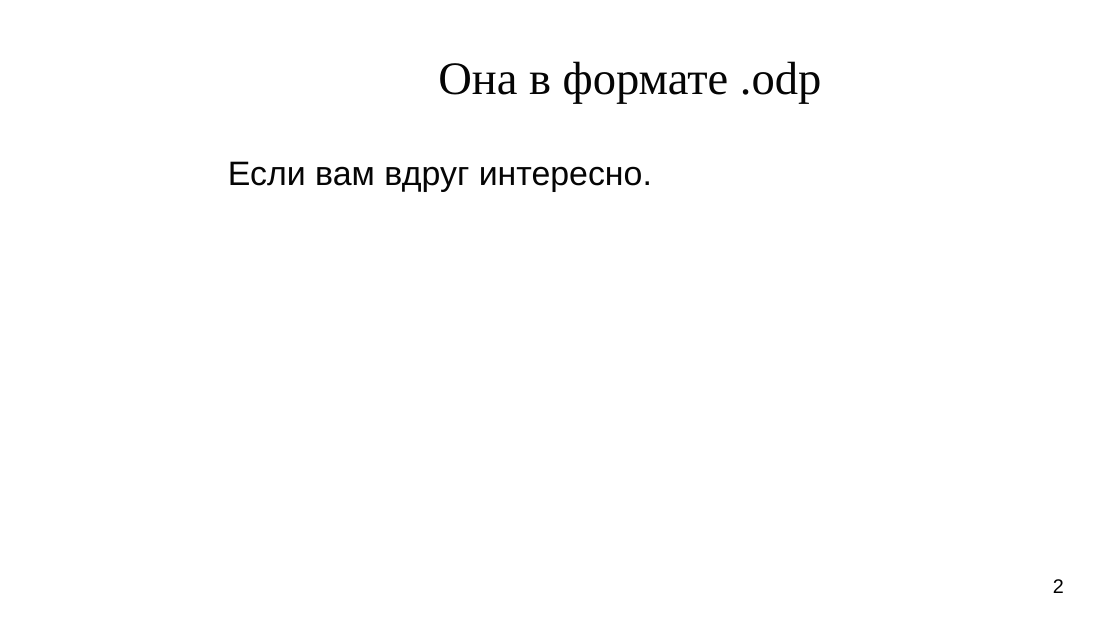
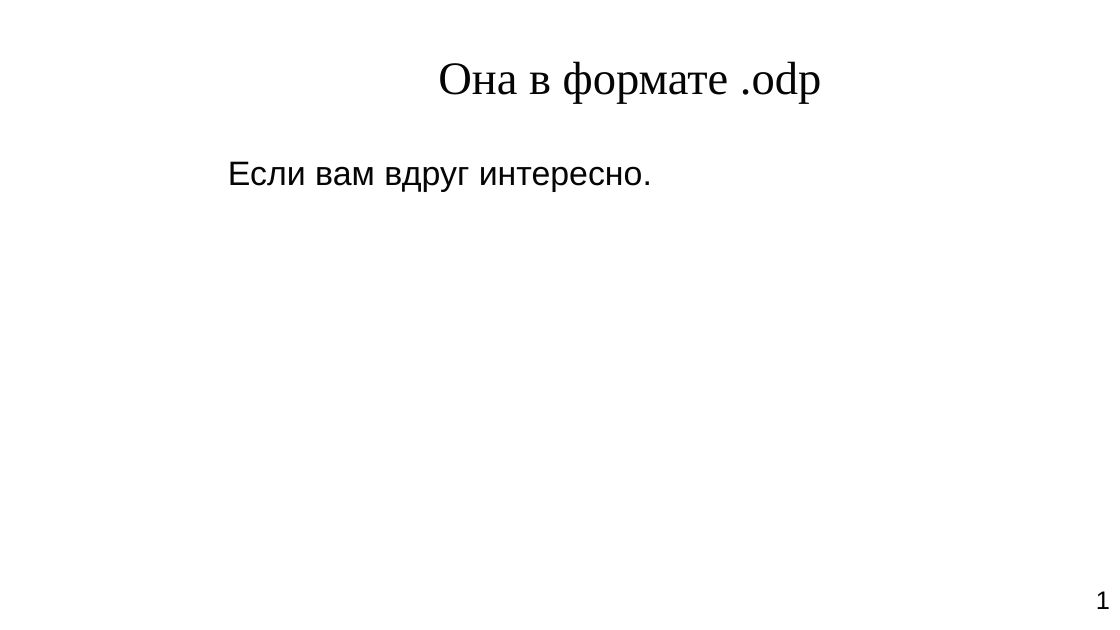
Before and after one commit to moevm/document_insight_system, a slide deck: slide 2 of files/sample.odp. Drawn at 1120x630 pixels with LibreOffice and Linux fonts; fonts in the diff are those of the drawing; background and template pictures are left out. Boxes give left, top, right and bottom in pixels: in the first picture for what was removed or moved away, otherwise in the second. Text is boxed around its words. In the diff, an @@ line names an element or a change of style, - is before the commit and + after.

```diff
--- a/files/sample.odp
+++ b/files/sample.odp
@@ page number removed at <box>1053,579,1064,593</box> @@
-2
@@ text added at <box>1096,591,1110,609</box>, 18 pt, text #000000 @@
+1
```
Also in this commit, not shown: 2 other slides changed, 2 other files.
